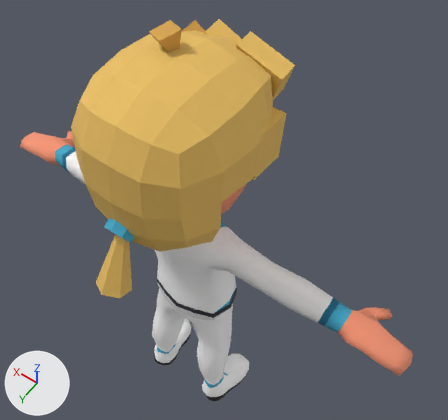
Renders of the glTF model jogo/models/mike/mike.glb from each side of a commit.
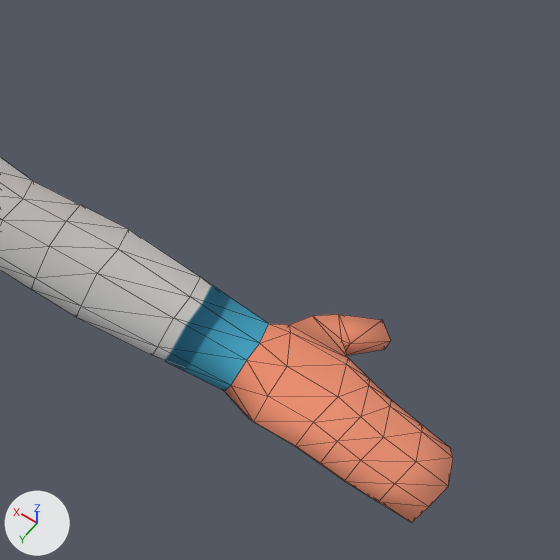
Old and new are each drawn whole from a camera (50 mm lens) standing at (-1.81, 2.06, 6.05) and looking at (-0.07, -0.37, 2.22) and again close up on the part from 59% to 100% of the width and 48% to 92% of the height. Lighting does not change. The marker at lower left points along +X, +Y and +Z. The older version's two pictures come first. The close-ups show mesh edges as thin lines. Where no turn or scale is listed for an object, it has been applied to the vertices.

In view in the first close-up: 'characterMedium'.
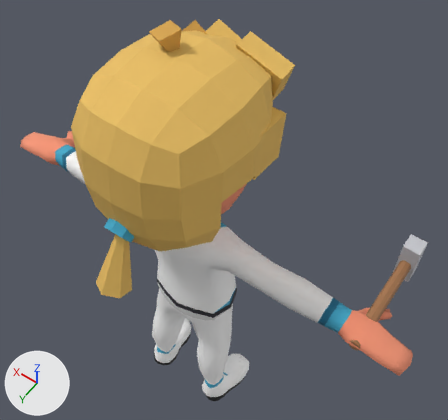
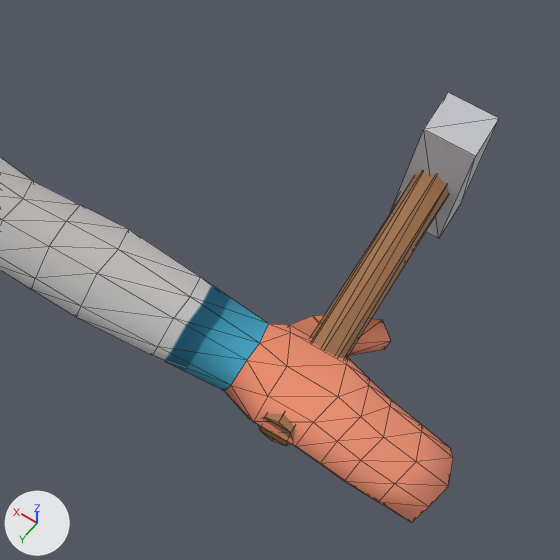
Pixel boxes (x1, y1, x2, y2) of what changed, in the close-ups (560 x 560 px):
'Martelo', added: after (258, 92, 499, 446)
    faces in mat_martelo_cabo (brown #a2734b): (258, 172, 449, 446)
    faces in mat_martelo_cabeca (light grey #c4c5cb): (391, 92, 499, 238)

What the commit changed:
Material 'martelo-cabo' (mat_martelo_cabo) is new.
Its base color is (0.36, 0.17, 0.07) (brown #a2734b).
Its roughness is 0.7.
Material 'martelo-cabeca' (mat_martelo_cabeca) is new.
Its base color is (0.55, 0.56, 0.6) (light grey #c4c5cb).
Its roughness is 0.7.
Mesh me_cylinder is new.
It consists of an 8-sided cylinder along y spanning x -0.045..0.045, y -0.425..0.425, z -0.045..0.045, material slot 0; a box spanning x -0.065..0.065, y -0.485..-0.355, z -0.18..0.18, material slot 1.
It uses material mat_martelo_cabo (brown #a2734b).
It uses material mat_martelo_cabeca (light grey #c4c5cb).
Object 'Martelo' (ob_martelo) is new; it shows me_cylinder.
Its location is (-1.448, -0.34, 2.267).
